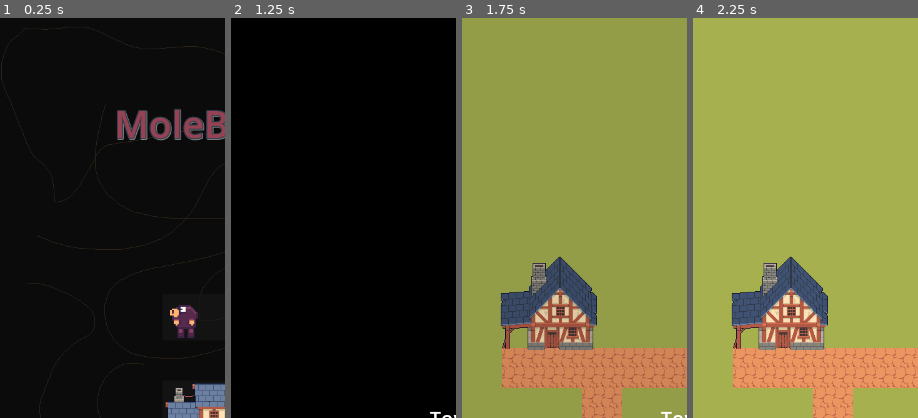
Above: before the commit, frames 1-4 (left to right).
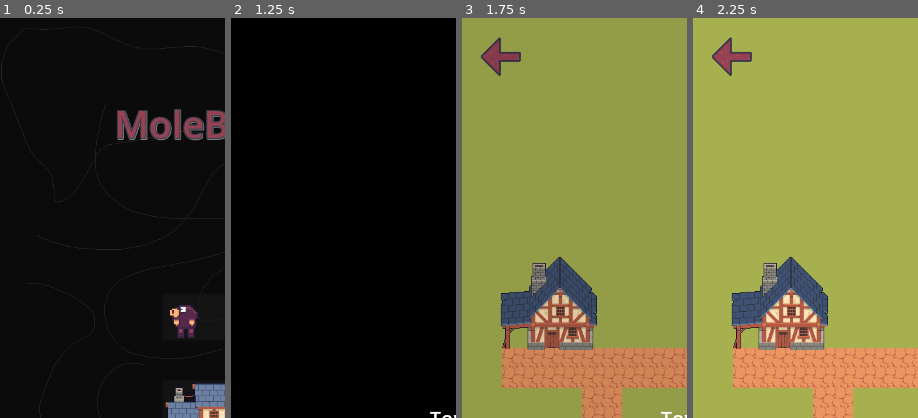
Above: after the commit, the same moments.

Repository: ant290/MoleBreaker
Game: Godot game, scene res://scenes/menu.tscn
The game is run twice, just before and just after one commit, with the same random seed, the same clock (stepped at 60 frames per second) and the same inputs.
Inputs:
- Up to frame 1 (0.25 s): no input
- Up to frame 2 (1.25 s): click "TOWN" at 0.5 s
- Up to frame 3 (1.75 s): hold Right (ui_right) from 1.28 s (still down)
- Up to frame 4 (2.25 s): release Right (ui_right) at 2.03 s; hold Left (ui_left) from 2.03 s (still down)
The pictures show only the part of the screen within x 0-50%, y 0-50%; the shares and areas given below are measured in that part.

Frames 1-2 are identical in both runs. In frame 3, 0.7% of the frame differs, in the area x 8-27%, y 4-15%; in frame 4, 0.7%.

Commit message:
scene navigation from town back to menu

Diff:
--- a/mole-breaker/scenes/town/town.tscn
+++ b/mole-breaker/scenes/town/town.tscn
@@ -7,6 +7,7 @@
 [ext_resource type="PackedScene" uid="uid://b2speixjr7d74" path="res://scenes/town/smithy.tscn" id="4_8b7wv"]
 [ext_resource type="PackedScene" uid="uid://cinvu8quv2384" path="res://scenes/town/store.tscn" id="5_v00pm"]
 [ext_resource type="PackedScene" uid="uid://b1rgrcyv5ghra" path="res://scenes/town/tavern.tscn" id="6_6g2qn"]
+[ext_resource type="Texture2D" uid="uid://ddnoeidcj41dc" path="res://assets/arrow left dirt.png" id="8_5vpkg"]
 
 [sub_resource type="TileSetAtlasSource" id="TileSetAtlasSource_e21v4"]
 texture = ExtResource("3_06row")
@@ -292,3 +293,9 @@
 
 [node name="Tavern" parent="." instance=ExtResource("6_6g2qn")]
 position = Vector2(425, 972)
+
+[node name="TouchScreenButton" type="TouchScreenButton" parent="."]
+position = Vector2(30, 30)
+texture_normal = ExtResource("8_5vpkg")
+
+[connection signal="released" from="TouchScreenButton" to="." method="_on_touch_screen_button_released"]
--- a/mole-breaker/scripts/town.gd
+++ b/mole-breaker/scripts/town.gd
@@ -9,3 +9,10 @@
 # Called every frame. 'delta' is the elapsed time since the previous frame.
 func _process(delta: float) -> void:
 	pass
+
+
+func _on_touch_screen_button_released() -> void:
+	SceneTransitions.fade_out()
+	await SceneTransitions.fade_complete
+
+	get_tree().change_scene_to_file("res://scenes/menu.tscn")
Not shown: 1 places in mole-breaker/scenes/town/town.tscn that only renumber resources
